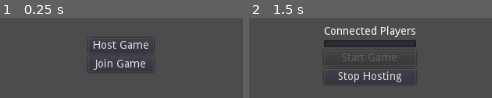
Above: before the commit, frames 1-2 (left to right).
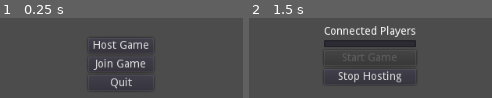
Above: after the commit, the same moments.

Repository: ssalanski/OhHell
Game: Godot game, scene res://MainMenu.tscn
Same seed, same stepped clock (60 frames per second), same inputs: the game is played once before the commit and once after it.
Inputs (mouse positions are in pixels of both pictures, inside the frame that each line leads up to):
- Up to frame 1 (0.25 s): no input
- Up to frame 2 (1.5 s): tap Enter at 0.5 s; move the mouse to (outside the picture) at 0.52 s; click (outside the picture) at 0.67 s; click "Host Game" at 1.25 s

The runs differ from the first frame. In frame 1, 0.4% of the frame differs, in the area x 45-55%, y 75-89%; in frame 2, nothing differs.

Commit message:
add quit button

Diff:
--- a/MainMenu.gd
+++ b/MainMenu.gd
@@ -56,3 +56,7 @@
 func _on_StartGameButton_pressed():
 	$GameLobby.hide()
 	GameManager.start_game()
+
+
+func _on_QuitButton_pressed():
+	get_tree().quit()
--- a/MainMenu.tscn
+++ b/MainMenu.tscn
@@ -33,6 +33,12 @@
 margin_right = 84.0
 margin_bottom = 44.0
 text = "Join Game"
+
+[node name="QuitButton" type="Button" parent="MainMenu"]
+margin_top = 48.0
+margin_right = 84.0
+margin_bottom = 68.0
+text = "Quit"
 
 [node name="JoinServerMenu" type="VBoxContainer" parent="."]
 visible = false
@@ -130,6 +136,7 @@
 
 [connection signal="pressed" from="MainMenu/HostButton" to="." method="_on_HostButton_pressed"]
 [connection signal="pressed" from="MainMenu/JoinMenuButton" to="." method="_on_JoinMenuButton_pressed"]
+[connection signal="pressed" from="MainMenu/QuitButton" to="." method="_on_QuitButton_pressed"]
 [connection signal="pressed" from="JoinServerMenu/JoinButton" to="." method="_on_JoinButton_pressed"]
 [connection signal="pressed" from="JoinServerMenu/BackButton" to="." method="_on_BackButton_pressed"]
 [connection signal="pressed" from="GameLobby/StartGameButton" to="." method="_on_StartGameButton_pressed"]
